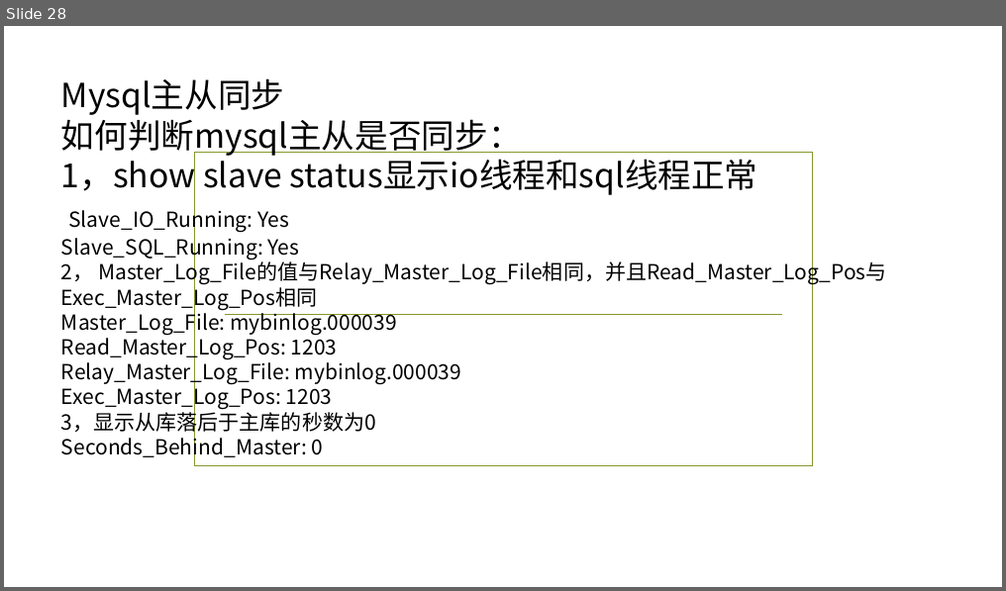
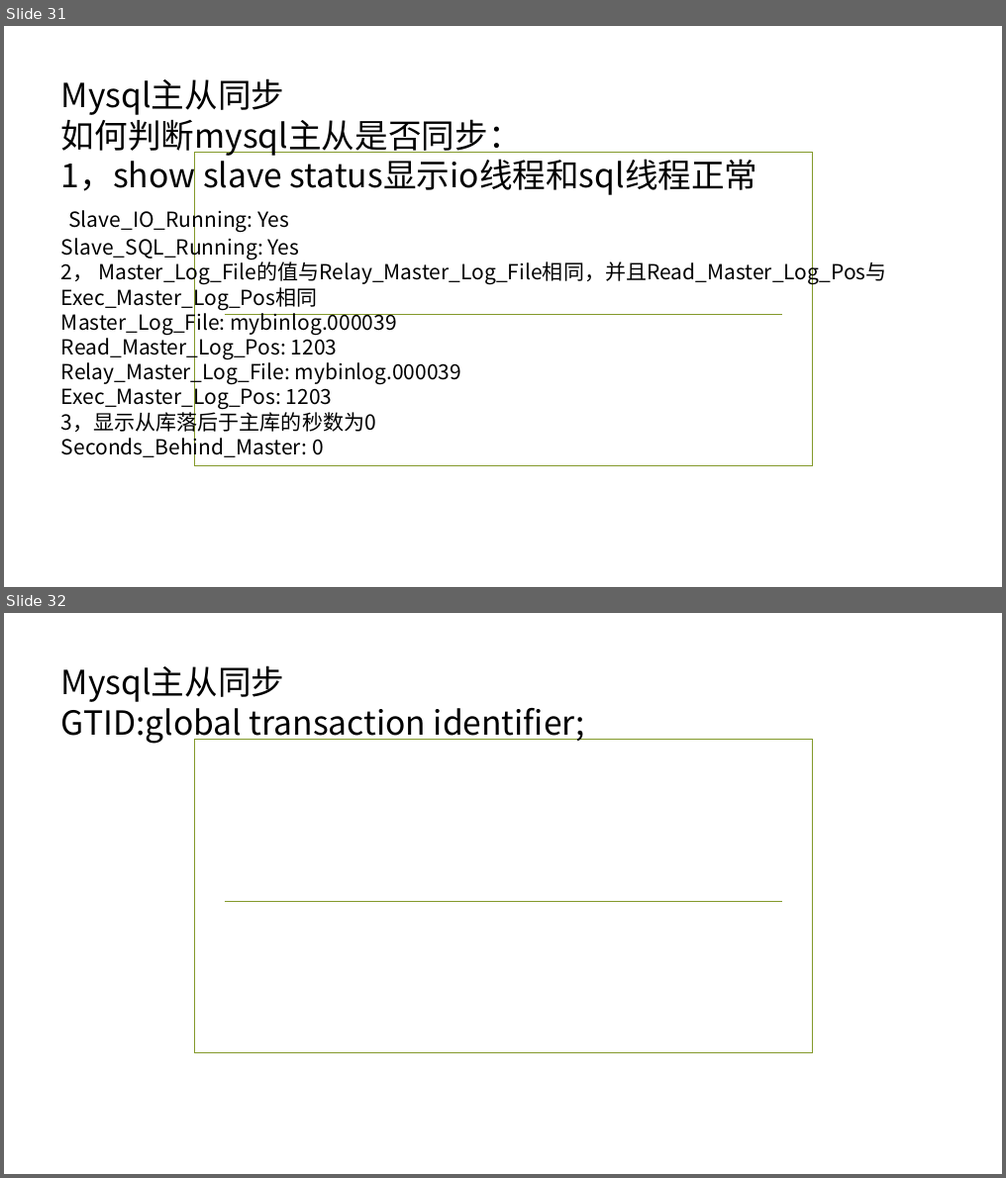
Before and after one commit to ronghuaihai/sharefiles, a slide deck: 数据库演示.pptx. Shown one above the other, each under a label of ours: slide 28 before the commit, slides 31 and 32 after it. The pictures are 1006x591 and 1006x1178 pixels, drawn with LibreOffice and Linux fonts; fonts in the diff are those of the drawing; background and template pictures are left out. Boxes give left, top, right and bottom in pixels: in the first picture for what was removed or moved away, otherwise in the second. Text is boxed around its words. In the diff, an @@ line names an element or a change of style, - is before the commit and + after.

```diff
--- a/数据库演示.pptx
+++ b/数据库演示.pptx
@@ slide 32 added at bbox=[4, 613, 1002, 1174], background picture (left out); not listed: 2 template elements that a slide beside it also shows @@
@@ text added at bbox=[61, 665, 585, 744], 32 pt, text #000000 @@
+Mysql主从同步
+GTID:global transaction identifier;
@@ what was slide 28 is now slide 31 @@
```
Also in this commit, not shown: 2 slides changed, 5 other slides added, 4 other files.
